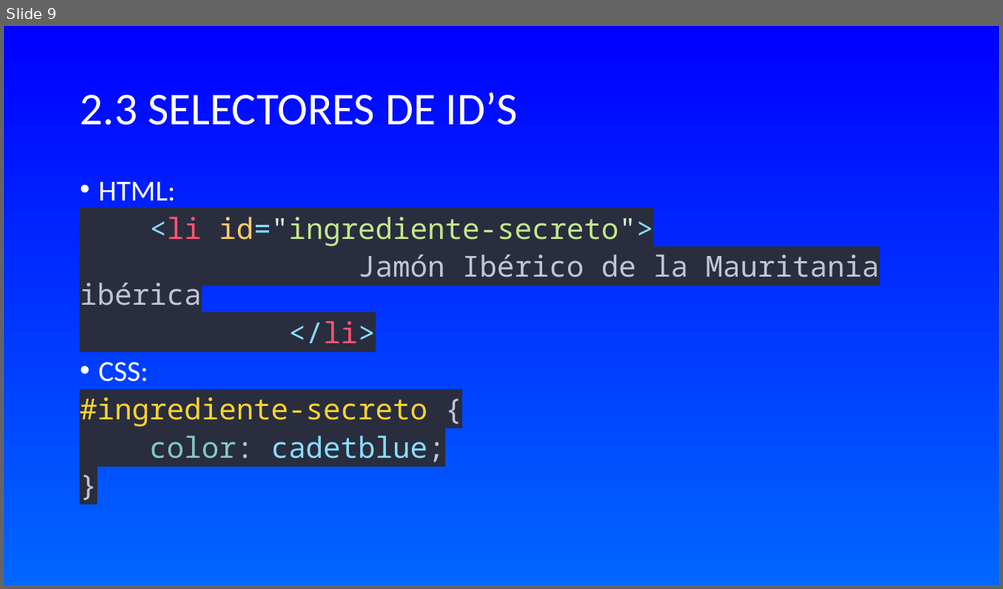
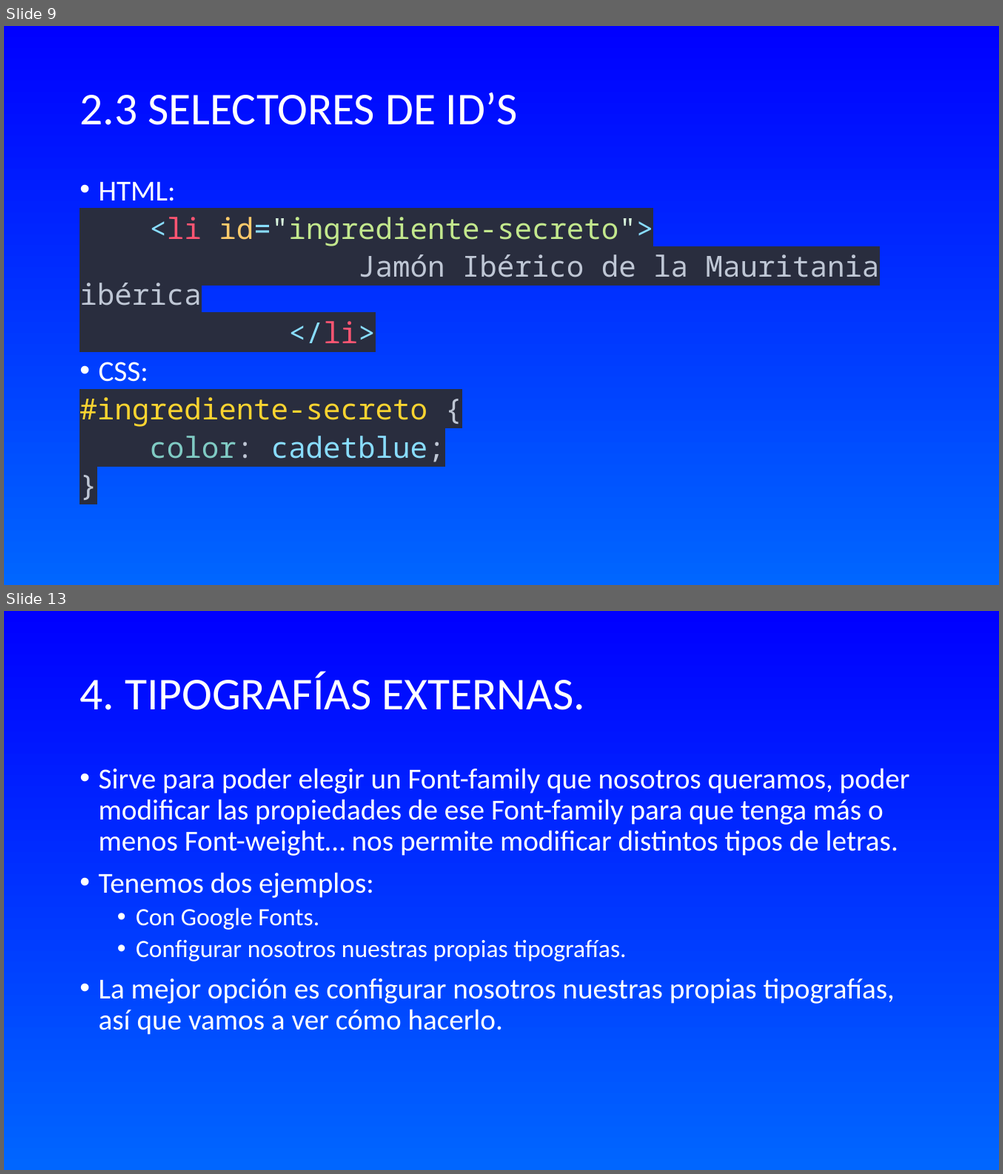
Before and after one commit to WalterDeRacagua/Curso-de-HTML-y-CSS, a slide deck: CSS/TEORÍA/INTRODUCCIÓN A CSS.odp. Shown one above the other, each under a label of ours: slide 9 before the commit, slides 9 and 13 after it; the slides between them are not shown. The pictures are 1003x589 and 1003x1174 pixels, drawn with LibreOffice and Linux fonts; fonts in the diff are those of the drawing. Boxes give left, top, right and bottom in pixels: in the first picture for what was removed or moved away, otherwise in the second. Text is boxed around its words. In the diff, an @@ line names an element or a change of style, - is before the commit and + after.

```diff
--- a/CSS/TEORÍA/INTRODUCCIÓN A CSS.odp
+++ b/CSS/TEORÍA/INTRODUCCIÓN A CSS.odp
@@ slide 13 added at [4,611,999,1170], background gradient #0000FF to #0066FF @@
@@ title added at [79,672,586,710], 44 pt, text #FFFFFF @@
+4. TIPOGRAFÍAS EXTERNAS.
@@ text added at [99,768,910,1035], 28 pt, text #FFFFFF @@
+• Sirve para poder elegir un Font-family que nosotros queramos, poder modificar las propiedades de ese Font-family para que tenga más o menos Font-weight… nos permite modificar distintos tipos de letras.
+• Tenemos dos ejemplos:
+  • Con Google Fonts.
+  • Configurar nosotros nuestras propias tipografías.
+• La mejor opción es configurar nosotros nuestras propias tipografías, así que vamos a ver cómo hacerlo.
```
Also in this commit, not shown: 1 slide changed, 14 other slides added.
